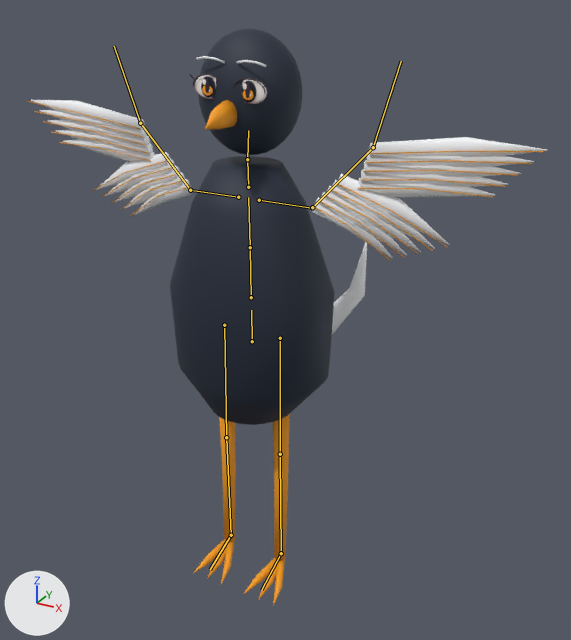
The glTF model output/anime-rigged-catalog-v3/pengu/model.glb: old version first, new version second.
Rendered twice from a 50 mm lens placed at (1.025, -1.674, 1.714), pointed at (0.036, 0.124, 0.814). Arrows for +X, +Y and +Z are at lower left; the lights stay in place. The picture after the commit comes second. Both versions are drawn at frame 11 of the action 'level_up'; the numbers are the values there. The bones that change, and the others that lie on the model, are drawn over the model as lines.

In view in the first picture: 'Pengu.SkinnedMesh'.
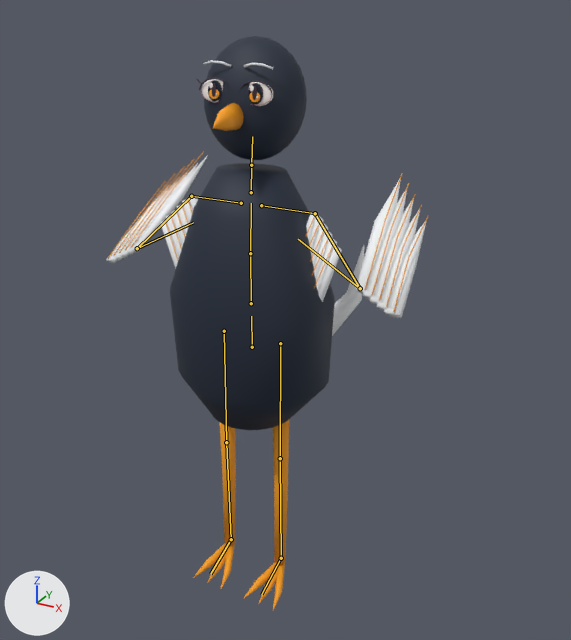
Where the change shows, as pixel boxes (x1, y1, x2, y2) in the pictures (571 x 640 px):
'Pengu.SkinnedMesh', posed (38% narrower)
    before: (27, 28, 547, 606)
    after: (106, 36, 429, 610)
bone 'hips', root to tip
    before: (252, 341) to (251, 310)
    after: (252, 347) to (251, 316)
bone 'spine', root to tip
    before: (251, 297) to (250, 247)
    after: (251, 303) to (250, 253)
bone 'chest', root to tip
    before: (250, 247) to (248, 197)
    after: (250, 253) to (251, 203)
bone 'head', root to tip
    before: (247, 159) to (248, 130)
    after: (251, 165) to (252, 136)
bone 'leftUpperArm', root to tip
    before: (312, 207) to (373, 147)
    after: (315, 213) to (360, 288)
bone 'leftLowerArm', root to tip
    before: (373, 147) to (401, 61)
    after: (360, 288) to (298, 239)
bone 'rightUpperArm', root to tip
    before: (190, 190) to (140, 123)
    after: (191, 196) to (137, 248)
bone 'rightLowerArm', root to tip
    before: (140, 123) to (114, 46)
    after: (137, 248) to (193, 222)

What the commit changed:
Object 'Rig' (bone_rig_object) moves from (0.0, 0.0, 0.0) to (0.0, 0.0, -0.034).
Bone 'hips' (bone_hips) moves from (0.0, 0.0, 0.0) to (0.0, 0.017, 0.0).
Bone 'hips' (bone_hips) turns from (0, 0, 0) to (0, 2, 0) degrees about its own x, y and z.
Bone 'spine' (bone_spine) turns from (1, 0, 0) to (-1, 0, 0) degrees about its own x, y and z.
Bone 'chest' (bone_chest) turns from (0, 0, 0) to (-2, 0, 0) degrees about its own x, y and z.
Bone 'head' (bone_head) turns from (-3, 0, -2) to (-5, 0, 0) degrees about its own x, y and z.
Bone 'leftUpperArm' (bone_leftupperarm) moves from (-0.003, 0.0, 0.0) to (0.0, 0.0, 0.0).
Bone 'leftUpperArm' (bone_leftupperarm) turns from (47, -1, 0) to (-45, -5, -13) degrees about its own x, y and z.
Bone 'leftLowerArm' (bone_leftlowerarm) turns from (26, -1, -4) to (-146, -58, -19) degrees about its own x, y and z.
Bone 'rightUpperArm' (bone_rightupperarm) moves from (0.003, 0.0, 0.0) to (0.0, 0.0, 0.0).
Bone 'rightUpperArm' (bone_rightupperarm) turns from (47, 1, 0) to (-45, 5, 13) degrees about its own x, y and z.
Bone 'rightLowerArm' (bone_rightlowerarm) turns from (26, 1, 4) to (-146, 58, 19) degrees about its own x, y and z.
